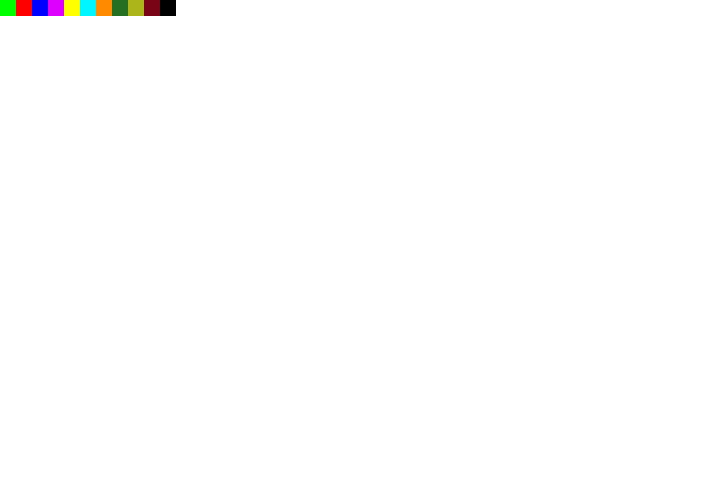
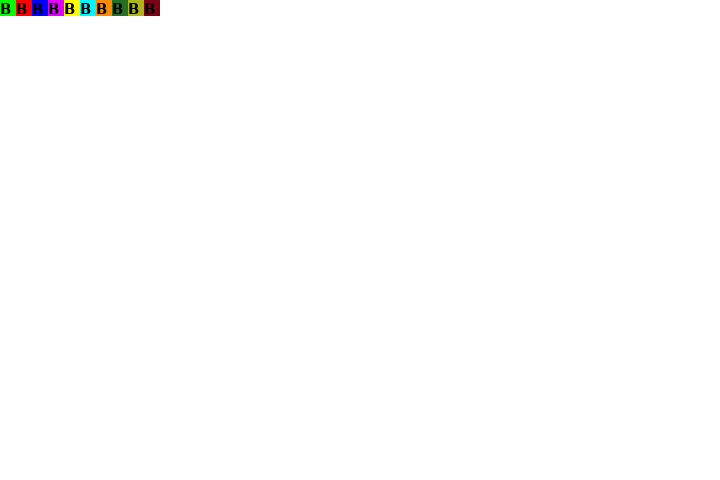
Layer changes from the first 720px x 480px image to the second:
painted on "Background" over [1, 0, 176, 16]
